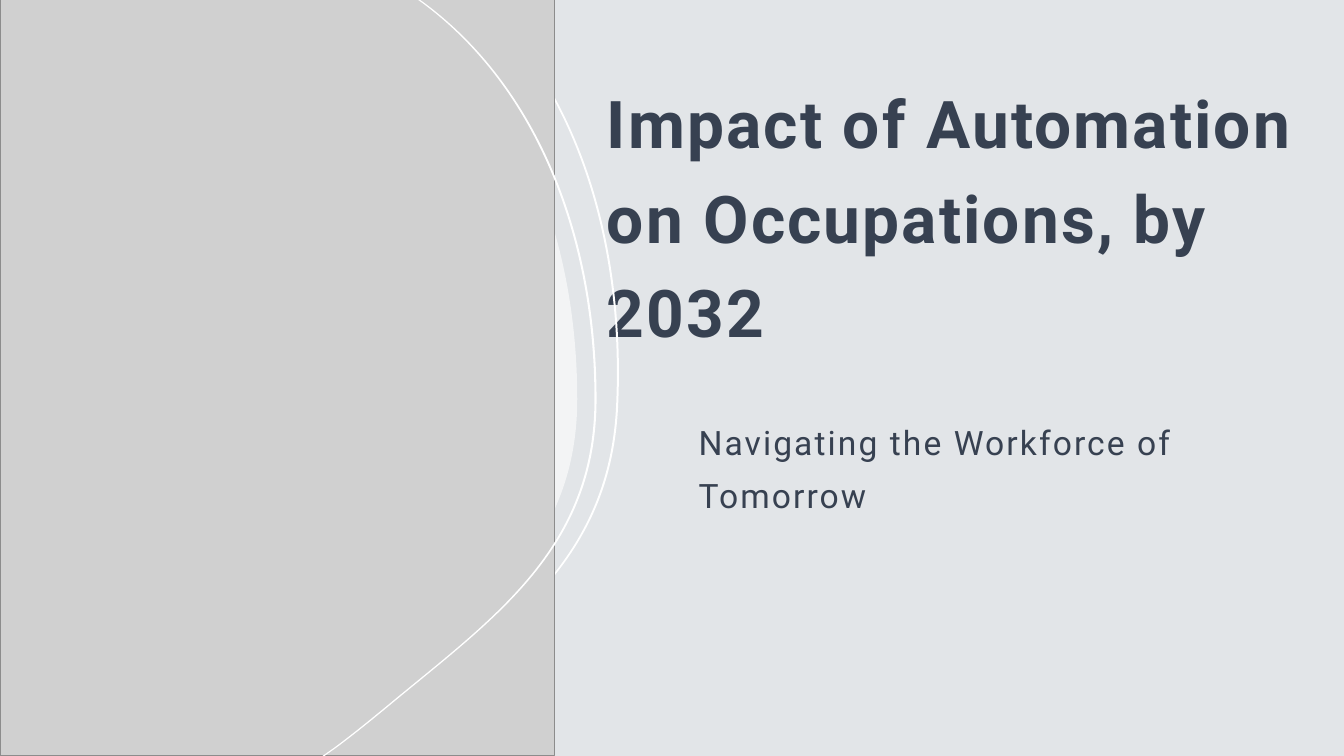
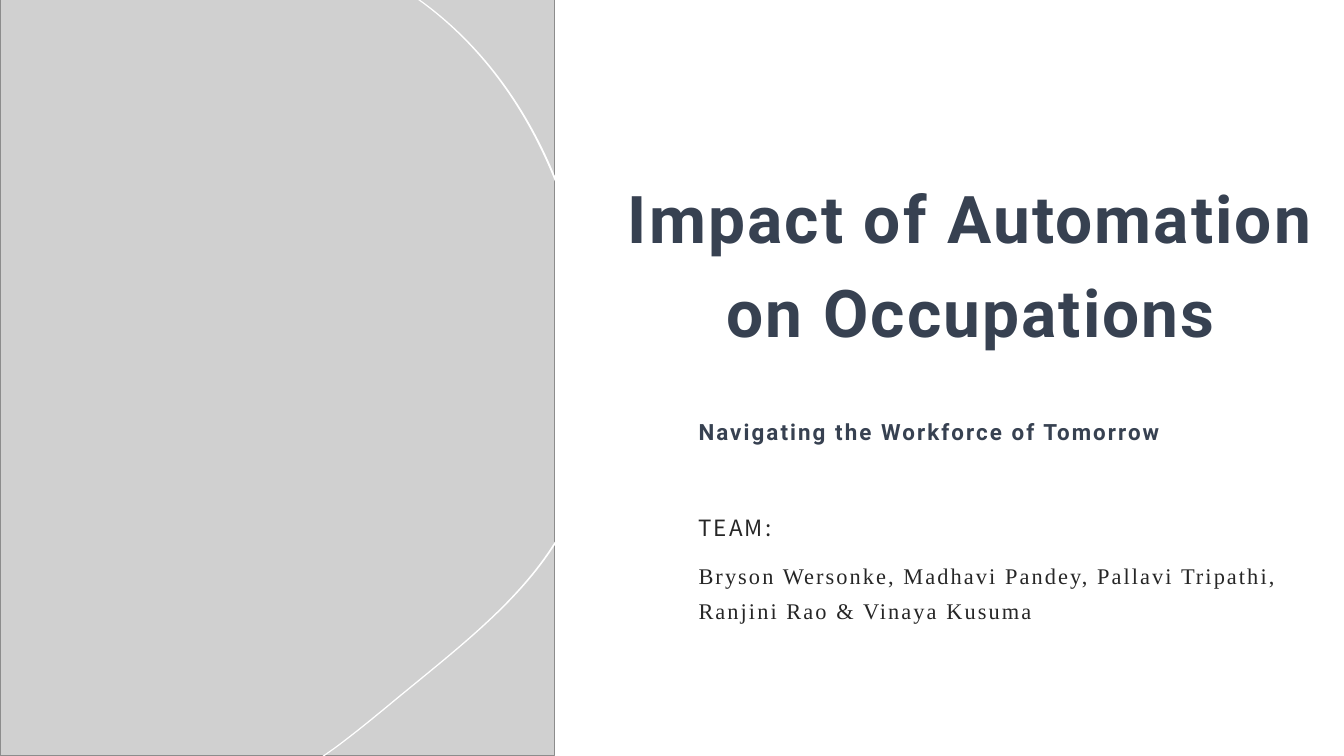
Before and after one commit to vinaya-kusuma/Project1, a slide deck: slide 1 of Project1.pptx. Drawn at 1344x756 pixels with LibreOffice and Linux fonts; fonts in the diff are those of the drawing; grey boxes stand for pictures. Boxes give left, top, right and bottom in pixels: in the first picture for what was removed or moved away, otherwise in the second. Text is boxed around its words. In the diff, an @@ line names an element or a change of style, - is before the commit and + after.

```diff
--- a/Project1.pptx
+++ b/Project1.pptx
@@ background #E2E5E8 to #FFFFFF @@
@@ rectangle at (0,0,1344,756): fill #E2E5E8 to #FFFFFF @@
@@ title at (628,193,1311,351): text changed @@
-Impact of Automation on Occupations, by 2032
+Impact of Automation on Occupations
@@ subtitle at (699,423,1159,445): size 24 to 16 pt, bold on in "Navigating the Workforce of Tomorrow" @@
@@ subtitle at (699,519,1274,624): paragraphs added @@
+TEAM:
+Bryson Wersonke, Madhavi Pandey, Pallavi Tripathi, Ranjini Rao & Vinaya Kusuma
```
Also in this commit, not shown: 9 other slides changed, 15 slides added, 7 slides removed.
